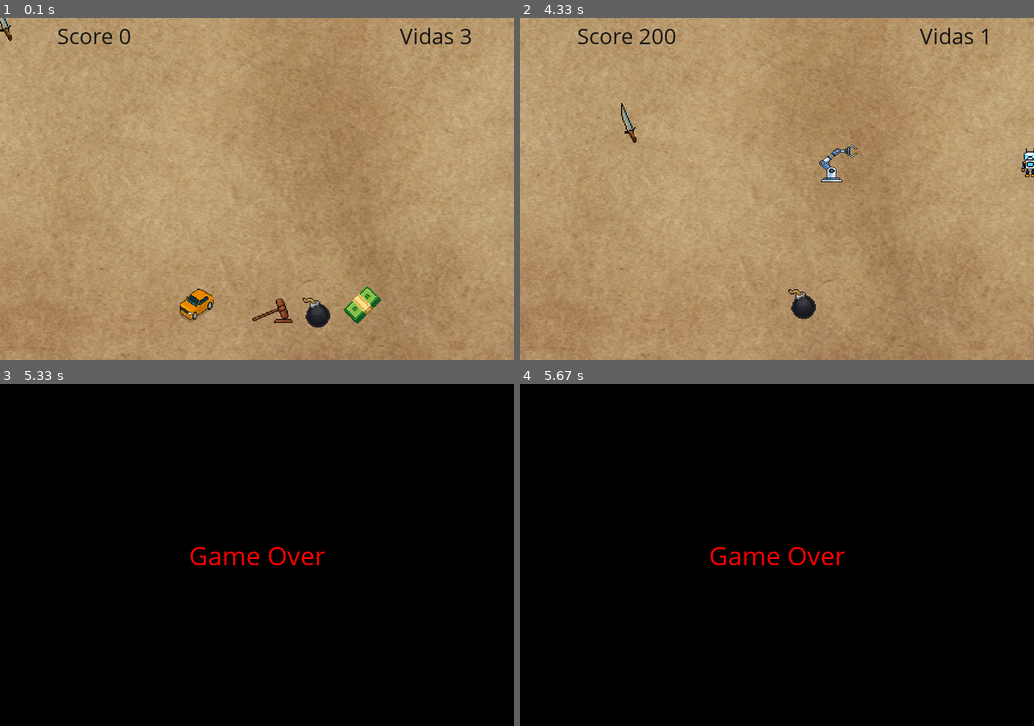
Above: before the commit, frames 1-4 (two rows, left to right).
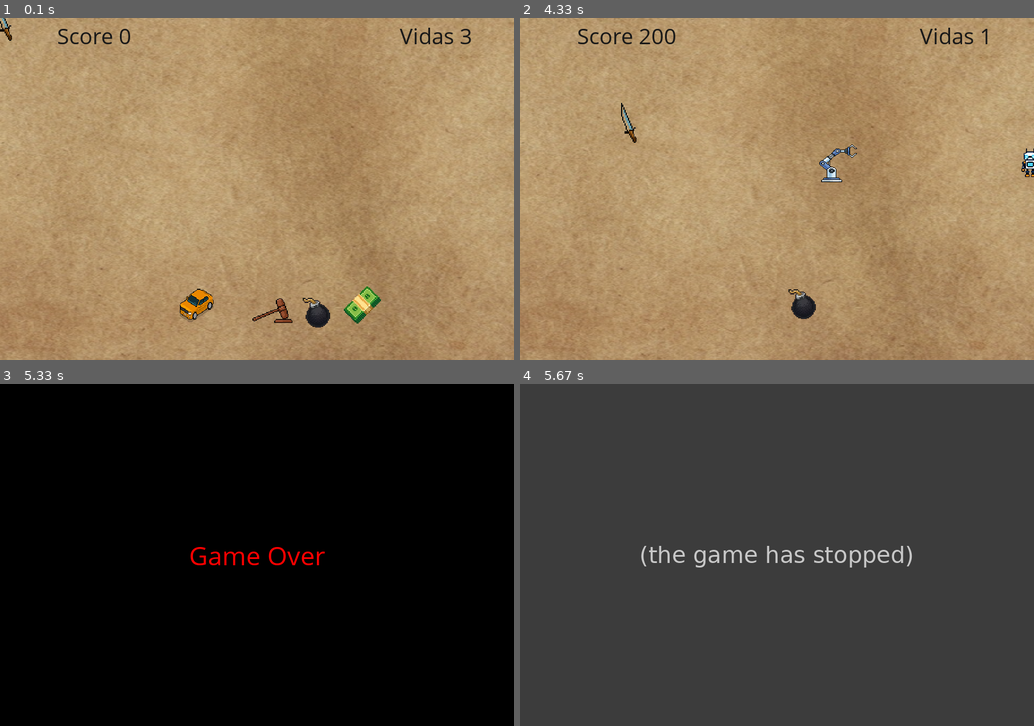
Above: after the commit, the same moments.

Repository: lucassantoss4/-Pygame-Fruit-Ninja
Game: pygame game, started from 0Lucas_copy.py
The game is run twice, just before and just after one commit, with the same random seed, the same clock (stepped at 60 frames per second) and the same inputs.
Inputs (mouse positions are in pixels of both pictures, inside the frame that each line leads up to):
- Up to frame 1 (0.1 s): no input
- Up to frame 2 (4.33 s): click (777, 189) at 0.38 s; click (782, 209) at 0.72 s; click (617, 137) at 1.05 s; click (967, 308) at 1.38 s; click (787, 72) at 1.72 s; click (751, 277) at 2.05 s; click (761, 130) at 2.38 s; click (705, 117) at 2.72 s; click (910, 158) at 3.05 s; click (936, 182) at 3.38 s; click (884, 127) at 3.72 s; click (627, 124) at 4.05 s
- Up to frame 3 (5.33 s): click (277, 671) at 4.38 s
- Up to frame 4 (5.67 s): no input

Frames 1-3 are identical in both runs. In frame 4, 100% of the frame differs, in the area x 0-100%, y 0-100%.
After the commit the program exited at 5.35 s; later frames show no game.

Commit message:
Adicionando Tela de Game Over e Encerrando o Jogo

Diff:
--- a/0Lucas_copy.py
+++ b/0Lucas_copy.py
@@ -224,7 +224,7 @@
             game = False
 
     if vida == 0:
-        game_over_screen = GameOverScreen(LARGURA, ALTURA, 3)  # Tempo máximo de 5 segundos
+        game_over_screen = GameOverScreen(LARGURA, ALTURA, 1)  # escreve "Game Over" por 3 segundos e encessa o jogo
         game_over_screen.run()
         game = False
 
